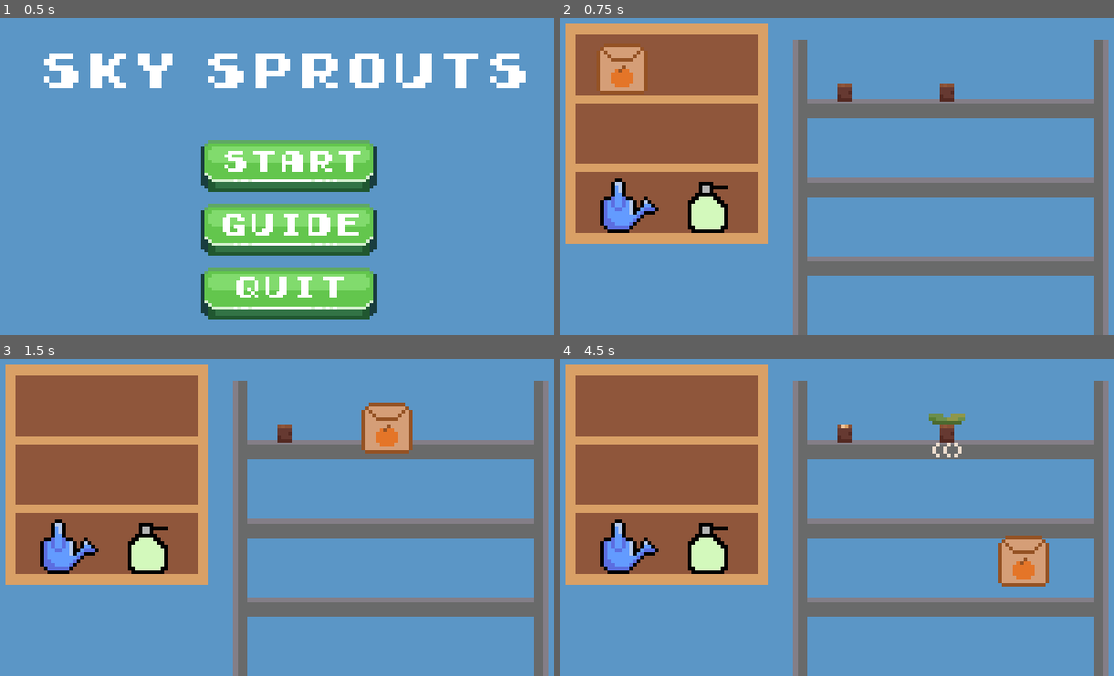
Above: before the commit, frames 1-4 (two rows, left to right).
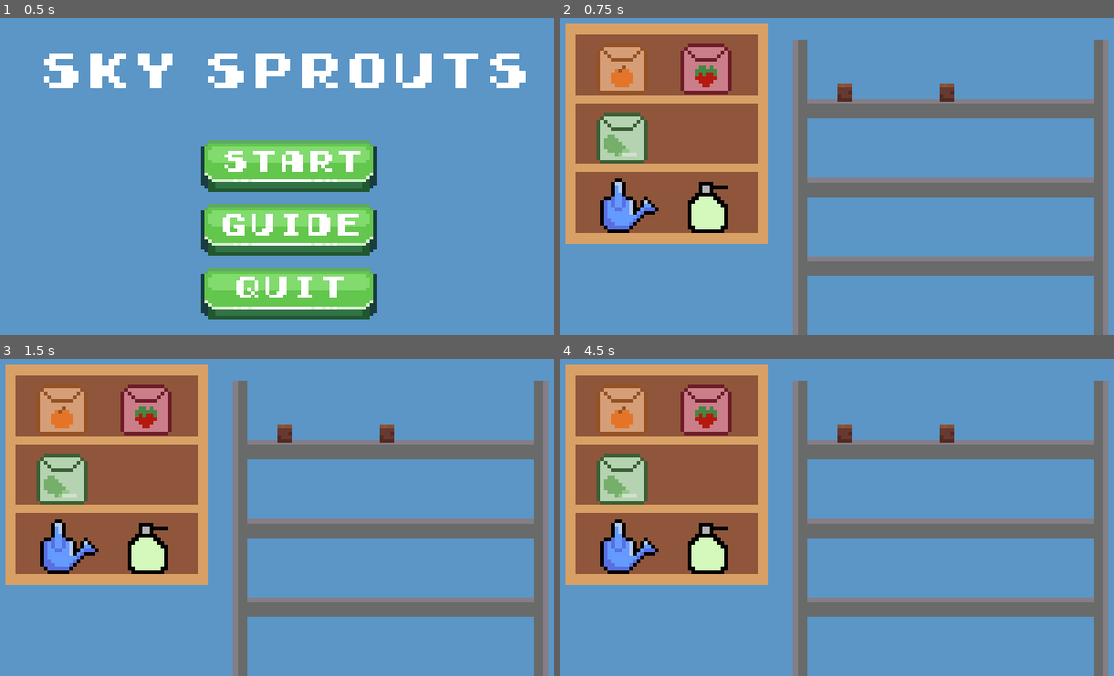
Above: after the commit, the same moments.

Repository: lenseling/HackNC-2023
Game: Godot game, scene res://scenes/menu.tscn
Two runs of this game, one before a commit and one after it. Both use one fixed random seed, a clock stepped at 60 frames per second and the inputs below.
Inputs (mouse positions are in pixels of both pictures, inside the frame that each line leads up to):
- Up to frame 1 (0.5 s): no input
- Up to frame 2 (0.75 s): click "Start" at 0.5 s
- Up to frame 3 (1.5 s): tap Enter at 1.25 s; move the mouse to (387, 428) at 1.27 s; click (387, 428) at 1.42 s
- Up to frame 4 (4.5 s): tap Space at 2, 3.5 s; move the mouse to (842, 428) at 2.02 s; click (842, 428) at 2.17 s; tap Enter at 2.75, 4.25 s; move the mouse to (620, 409) at 2.77 s; click (620, 409) at 2.92 s; click (620, 409) at 3.67 s; move the mouse to (1025, 561) at 4.27 s; click (1025, 561) at 4.42 s

Frame 1 is identical in both runs. In frame 2, 2.8% of the frame differs, in the area x 6-31%, y 8-46%; in frame 3, 5.2%; in frame 4, 5.6%, in the area x 6-89%, y 8-72%.

Commit message:
Click and drag for each plant

Diff:
--- a/scenes/lettuce_seeds.tscn
+++ b/scenes/lettuce_seeds.tscn
@@ -1,7 +1,7 @@
 [gd_scene load_steps=4 format=3 uid="uid://cx4x56sumhq8q"]
 
 [ext_resource type="Script" path="res://scripts/lettuce_seeds.gd" id="1_a60lm"]
-[ext_resource type="Texture2D" uid="uid://ndxcmipm2yd3" path="res://assets/seeds/pumpkin-seeds.png" id="2_5hs5i"]
+[ext_resource type="Texture2D" uid="uid://dsjur3mwnrgjt" path="res://assets/seeds/lettuce-seeds.png" id="2_bkbuu"]
 
 [sub_resource type="RectangleShape2D" id="RectangleShape2D_4gwj4"]
 size = Vector2(10, 12)
@@ -10,9 +10,12 @@
 script = ExtResource("1_a60lm")
 
 [node name="Sprite2D" type="Sprite2D" parent="."]
-texture = ExtResource("2_5hs5i")
+texture = ExtResource("2_bkbuu")
 
 [node name="Area2D" type="Area2D" parent="."]
 
 [node name="CollisionShape2D" type="CollisionShape2D" parent="Area2D"]
 shape = SubResource("RectangleShape2D_4gwj4")
+
+[connection signal="mouse_entered" from="Area2D" to="." method="_on_area_2d_mouse_entered"]
+[connection signal="mouse_exited" from="Area2D" to="." method="_on_area_2d_mouse_exited"]
--- a/scenes/main.tscn
+++ b/scenes/main.tscn
@@ -7,6 +7,8 @@
 [ext_resource type="Texture2D" uid="uid://bvjyayn77e830" path="res://assets/tools/pesticide.png" id="5_xmknb"]
 [ext_resource type="PackedScene" uid="uid://didq8obcioeta" path="res://scenes/pumpkin_seeds.tscn" id="6_dfqtw"]
 [ext_resource type="AudioStream" uid="uid://d3jbrmvnuqjw1" path="res://scenes/plantslikemusic.mp3" id="7_0miny"]
+[ext_resource type="PackedScene" uid="uid://joxesecy4nhb" path="res://scenes/strawberry_seeds.tscn" id="7_0th8x"]
+[ext_resource type="PackedScene" uid="uid://cx4x56sumhq8q" path="res://scenes/lettuce_seeds.tscn" id="8_3fllv"]
 
 [node name="main" type="Node2D"]
 
@@ -42,6 +44,12 @@
 [node name="pumpkin_seeds" parent="." instance=ExtResource("6_dfqtw")]
 position = Vector2(18, 17)
 
+[node name="strawberry_seeds" parent="." instance=ExtResource("7_0th8x")]
+position = Vector2(41, 17)
+
+[node name="lettuce_seeds" parent="." instance=ExtResource("8_3fllv")]
+position = Vector2(18, 36)
+
 [node name="AudioStreamPlayer" type="AudioStreamPlayer" parent="."]
 stream = ExtResource("7_0miny")
 volume_db = -28.665
@@ -49,3 +57,5 @@
 
 [connection signal="input_event" from="growing_zone" to="growing_zone" method="_on_input_event"]
 [connection signal="input_event" from="growing_zone2" to="growing_zone2" method="_on_input_event"]
+[connection signal="input_event" from="strawberry_seeds" to="strawberry_seeds" method="_on_input_event"]
+[connection signal="input_event" from="lettuce_seeds" to="lettuce_seeds" method="_on_input_event"]
--- a/scenes/pumpkin_seeds.tscn
+++ b/scenes/pumpkin_seeds.tscn
@@ -20,3 +20,5 @@
 [connection signal="input_event" from="." to="." method="_on_input_event"]
 [connection signal="area_entered" from="Area2D" to="." method="_on_area_2d_area_entered"]
 [connection signal="input_event" from="Area2D" to="." method="_on_area_2d_input_event"]
+[connection signal="mouse_entered" from="Area2D" to="." method="_on_area_2d_mouse_entered"]
+[connection signal="mouse_exited" from="Area2D" to="." method="_on_area_2d_mouse_exited"]
--- a/scenes/strawberry_seeds.tscn
+++ b/scenes/strawberry_seeds.tscn
@@ -16,3 +16,6 @@
 
 [node name="CollisionShape2D" type="CollisionShape2D" parent="Area2D"]
 shape = SubResource("RectangleShape2D_o0oed")
+
+[connection signal="mouse_entered" from="Area2D" to="." method="_on_area_2d_mouse_entered"]
+[connection signal="mouse_exited" from="Area2D" to="." method="_on_area_2d_mouse_exited"]
--- a/scripts/global.gd
+++ b/scripts/global.gd
@@ -1,7 +1,7 @@
 extends Node
 
 
-var plantSelected = 1
+var plantSelected = 0
 var money = 20
 var total_money = 21
 # just the total money earned in the game disregarding costs
--- a/scripts/lettuce_seeds.gd
+++ b/scripts/lettuce_seeds.gd
@@ -11,9 +11,10 @@
 	if event is InputEventMouseButton:
 		if event.button_index == MOUSE_BUTTON_LEFT:
 			if event.pressed:
+				if Global.plantSelected == 3:
 				# When the left mouse button is pressed, enable following the mouse.
-				selected = true
-				follow_mouse()
+					selected = true
+					follow_mouse()
 			else:
 				# When the left mouse button is released, stop following the mouse.
 				selected = false
@@ -29,3 +30,22 @@
 
 func _physics_process(delta):
 	follow_mouse()
+
+func _on_area_2d_mouse_entered():
+	Global.plantSelected = 3
+
+func _on_area_2d_mouse_exited():
+	Global.plantSelected = 0
+
+func _on_input_event(viewport, event, shape_idx):
+	if event is InputEventMouseButton:
+		if event.button_index == MOUSE_BUTTON_LEFT:
+			var mouse_pos = get_global_mouse_position()
+			if event.pressed & Global.plantSelected == 3:
+				# When the left mouse button is pressed, enable following the mouse.
+				selected = true
+				follow_mouse()
+			else:
+				# When the left mouse button is released, stop following the mouse.
+				selected = false
+				return_to_original_position()
--- a/scripts/pumpkin_seeds.gd
+++ b/scripts/pumpkin_seeds.gd
@@ -11,9 +11,10 @@
 	if event is InputEventMouseButton:
 		if event.button_index == MOUSE_BUTTON_LEFT:
 			if event.pressed:
-				# When the left mouse button is pressed, enable following the mouse.
-				selected = true
-				follow_mouse()
+				if Global.plantSelected == 1:
+					# When the left mouse button is pressed, enable following the mouse.
+					selected = true
+					follow_mouse()
 			else:
 				# When the left mouse button is released, stop following the mouse.
 				selected = false
@@ -33,7 +34,8 @@
 func _on_area_2d_input_event(viewport, event, shape_idx):
 	if event is InputEventMouseButton:
 		if event.button_index == MOUSE_BUTTON_LEFT:
-			if event.pressed:
+			var mouse_pos = get_global_mouse_position()
+			if event.pressed & Global.plantSelected == 1:
 				# When the left mouse button is pressed, enable following the mouse.
 				selected = true
 				follow_mouse()
@@ -41,3 +43,10 @@
 				# When the left mouse button is released, stop following the mouse.
 				selected = false
 				return_to_original_position()
+
+
+func _on_area_2d_mouse_entered():
+	Global.plantSelected = 1
+
+func _on_area_2d_mouse_exited():
+	Global.plantSelected = 0
--- a/scripts/strawberry_seeds.gd
+++ b/scripts/strawberry_seeds.gd
@@ -12,8 +12,9 @@
 		if event.button_index == MOUSE_BUTTON_LEFT:
 			if event.pressed:
 				# When the left mouse button is pressed, enable following the mouse.
-				selected = true
-				follow_mouse()
+				if Global.plantSelected == 2:
+					selected = true
+					follow_mouse()
 			else:
 				# When the left mouse button is released, stop following the mouse.
 				selected = false
@@ -29,3 +30,23 @@
 
 func _physics_process(delta):
 	follow_mouse()
+
+
+func _on_area_2d_mouse_entered():
+	Global.plantSelected = 2
+
+func _on_area_2d_mouse_exited():
+	Global.plantSelected = 0
+
+func _on_input_event(viewport, event, shape_idx):
+	if event is InputEventMouseButton:
+		if event.button_index == MOUSE_BUTTON_LEFT:
+			var mouse_pos = get_global_mouse_position()
+			if event.pressed & Global.plantSelected == 2:
+				# When the left mouse button is pressed, enable following the mouse.
+				selected = true
+				follow_mouse()
+			else:
+				# When the left mouse button is released, stop following the mouse.
+				selected = false
+				return_to_original_position()
Not shown: 1 places in scenes/main.tscn that only renumber resources
